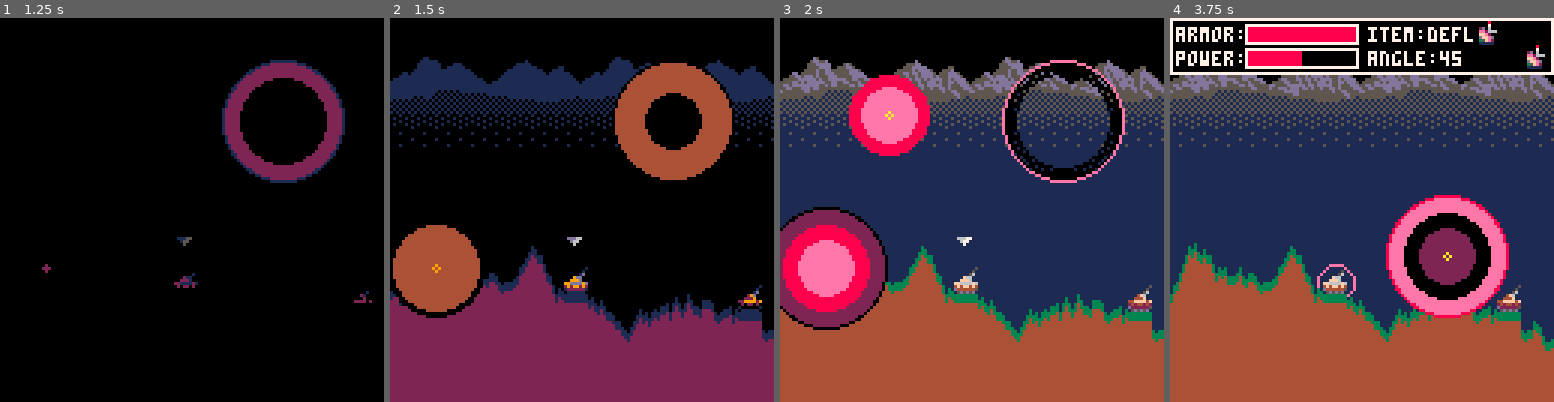
Above: before the commit, frames 1-4 (left to right).
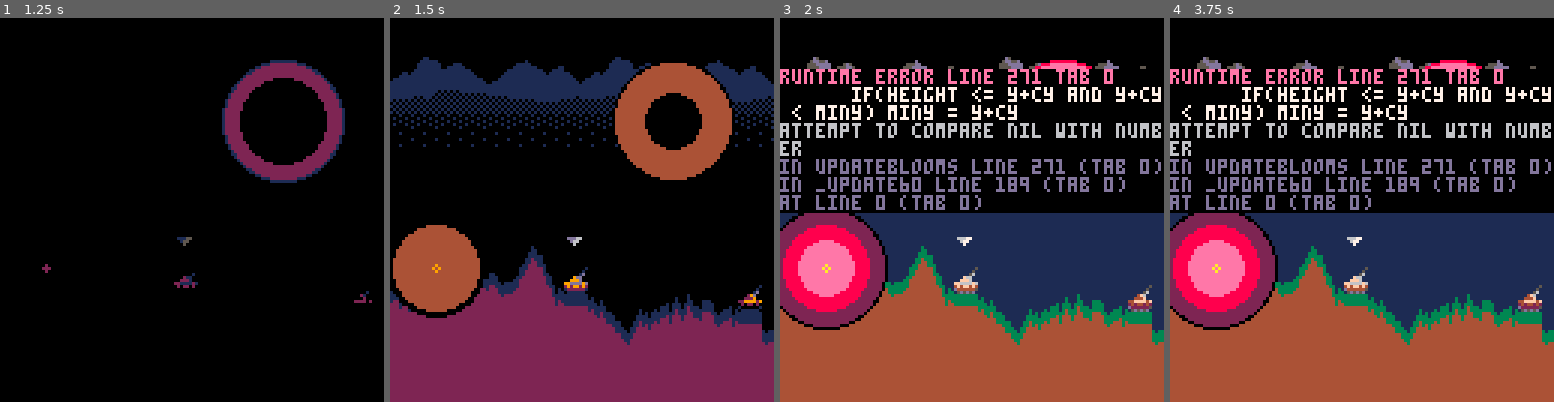
Above: after the commit, the same moments.

Repository: Alturos/LobLobLob
Game: PICO-8 cartridge tank.p8
The game is run twice, just before and just after one commit, with the same random seed, the same clock (stepped at 60 frames per second) and the same inputs.
Inputs (mouse positions are in pixels of both pictures, inside the frame that each line leads up to):
- Up to frame 1 (1.25 s): tap X (X key) at 0.33, 1.07 s; click (280, 121) at 0.67 s; tap O (Z key) at 0.7 s; click (46, 267) at 1.22 s
- Up to frame 2 (1.5 s): no input
- Up to frame 3 (2 s): hold Right from 1.6 s (still down); tap O (Z key) at 1.7 s; click (887, 114) at 1.77 s; tap X (X key) at 1.85 s
- Up to frame 4 (3.75 s): release Right at 2.1 s; tap O (Z key) every 0.4 s from 2.1 to 3.7 s; hold Up 2.15-2.42 s; click (1342, 259) at 2.32 s; hold Right 2.47-3.03 s; click (1404, 106) at 2.87 s; tap X (X key) at 2.97 s; hold Left 3.08-3.58 s; click (1465, 256) at 3.42 s; hold Down from 3.63 s (still down)

Frame 1 is identical in both runs. In frame 2, 0.6% of the frame differs, in the area x 0-100%, y 61-86%; in frame 3, 36%; in frame 4, 62%, in the area x 0-100%, y 0-87%.
Error after the commit: runtime error line 271 tab 0; if(height <= y+cy and y+cy < miny) miny = y+cy; attempt to compare nil with number

Commit message:
Blooms now destroy terrain. Grass separated from dirt.

Diff:
--- a/tank.p8
+++ b/tank.p8
@@ -13,6 +13,8 @@
 minstart=68
 maxstart=92
 heightmap={}
+grassmap={}
+fallingdirt={}
 camx=0
 camy=0
 nextcamx=0
@@ -120,6 +122,7 @@
  }
  for i=1, 8, 1 do
   heightmap[t.x+i] = t.y+8
+  grassmap[t.x+i] = heightmap[t.x+i] + 3
  end
  add(tanks,t)
 end
@@ -127,8 +130,9 @@
 function initmap()
  local x = 0
  local y = flr(rnd(maxstart-minstart)) + minstart
- for x=0,(fieldwidth - 1) do
+ for x=1,fieldwidth do
   add(heightmap, y)
+  add(grassmap, y+3)
   local slope = flr(rnd(maxslope*2+1))-maxslope
   y = max(4, y-slope)
  end
@@ -259,7 +263,34 @@
  for i=#blooms,1,-1 do
   local bl = blooms[i]
   bl.time += 1
-  if(bl.time > 80) del(blooms, bl)
+  if(bl.time == 25) then
+   local sz=bl.size
+   local cx,cy = flr(bl.x),flr(bl.y)
+   local mnx,mny,mxx,mxy = cx-sz, cy-sz, cx+sz, cy+sz
+   for x = -sz, sz, 1 do
+    local miny,maxy,height=1000,-1000,heightmap[x+1+cx]
+    for y = -sz, sz, 1 do
+     if(x*x + y*y <= sz*sz) then
+      if(height <= y+cy and y+cy < miny) miny = y+cy -- hit
+      maxy = max(y+cy,maxy)
+     end
+    end
+
+    if(miny != 1000 and maxy != -1000) then
+     if(miny == height) then
+      -- circle is at or above the top of the column
+      heightmap[x+1+cx] = maxy + 1
+     elseif(miny > height) then
+      -- circle is top of the column
+      -- todo: add leftover dirt to dirt map to fall in another step.
+      heightmap[x+1+cx] = maxy + 1 - (miny-height)
+     end
+    end
+   end
+  end
+  if(bl.time > 80) then
+   del(blooms, bl)
+  end
  end
 end
 
@@ -526,8 +557,8 @@
 
 function drawmap()
  for x=1, #heightmap do
-  rectfill(x-1, heightmap[x]+3, x-1, 128, 4)
-  rectfill(x-1, heightmap[x], x-1, heightmap[x]+2, 3)
+  rectfill(x-1, heightmap[x], x-1, 128, 4)
+  if(heightmap[x] <= grassmap[x]) rectfill(x-1, heightmap[x], x-1, grassmap[x], 3)
  end
 end
 
